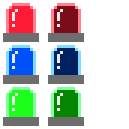
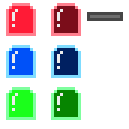
Two versions of the same layered image (w=129, h=129). Layer-by-layer changes:
painted on "Layer 3" over (x1=48, y1=117, x2=84, y2=126)
painted on "Layer 1 copy 3" over (x1=3, y1=117, x2=39, y2=126)
painted on "Layer 2" over (x1=48, y1=75, x2=84, y2=84)
painted on "Layer 1 copy 2" over (x1=3, y1=75, x2=39, y2=84)
painted on "Layer 1 copy" over (x1=48, y1=12, x2=123, y2=42)
painted on "Layer 1" over (x1=3, y1=12, x2=123, y2=42)
